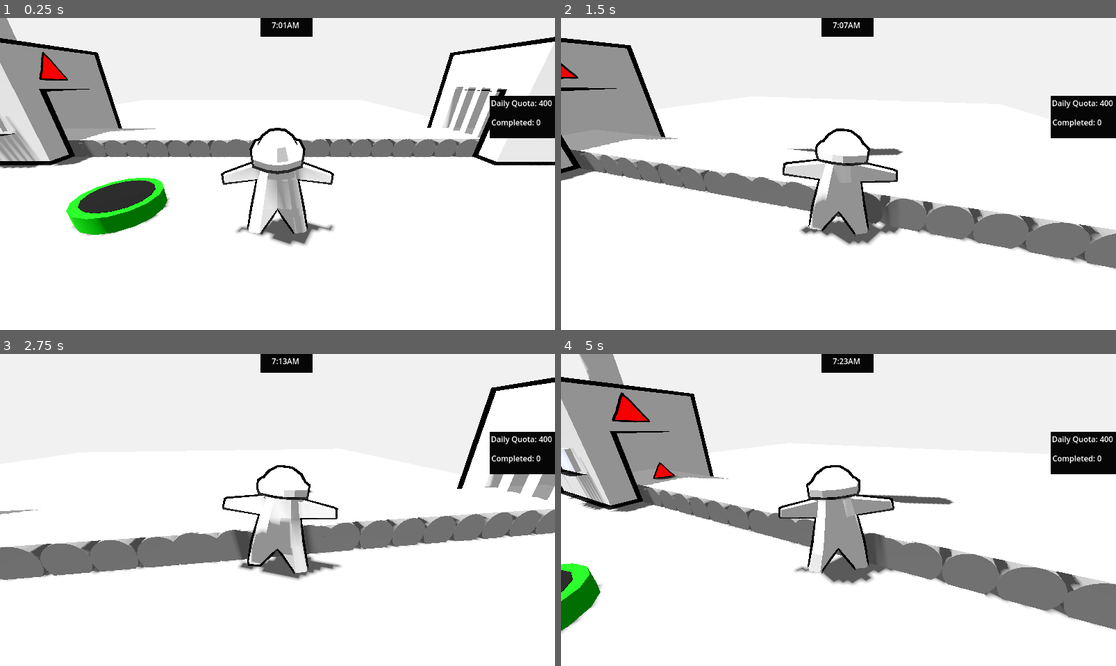
Above: before the commit, frames 1-4 (two rows, left to right).
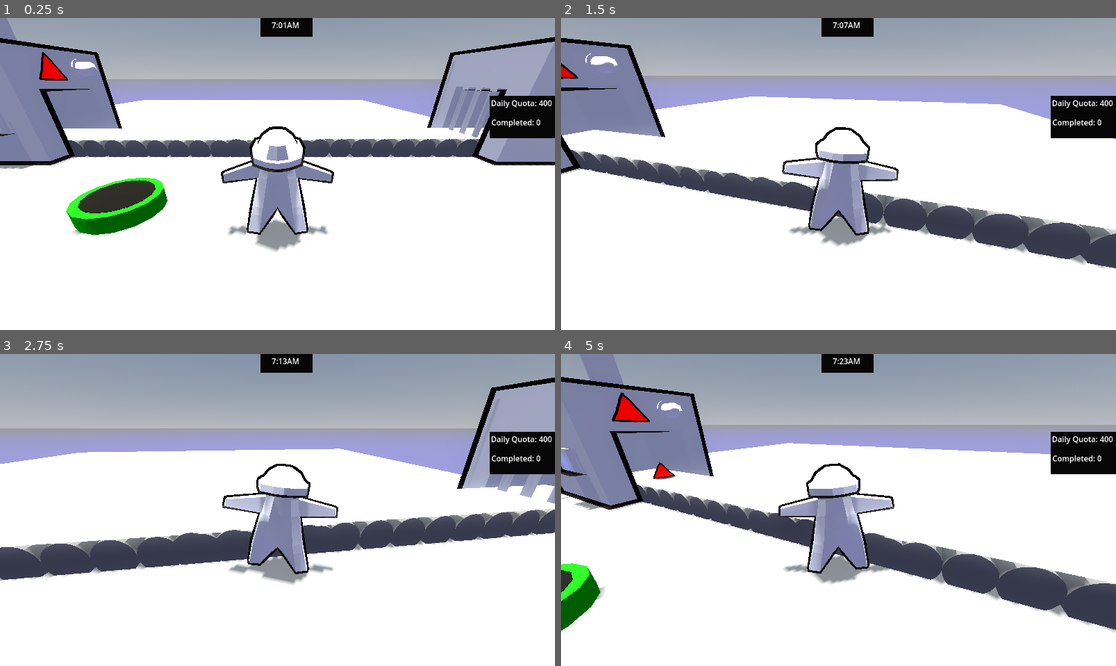
Above: after the commit, the same moments.

Repository: duboisr96/igwdcn
Game: Godot game, scene res://Scenes/Levels/level.tscn
Same seed, same stepped clock (60 frames per second), same inputs: the game is played once before the commit and once after it.
Inputs (mouse positions are in pixels of both pictures, inside the frame that each line leads up to):
- Up to frame 1 (0.25 s): no input
- Up to frame 2 (1.5 s): move the mouse to (866, 174) at 0.52 s; hold W (up) from 0.53 s (still down); tap - (decrease belt speed) at 0.6 s; tap Space (jump) at 0.77 s; move the mouse to (810, 174) at 1.27 s; tap Keypad 0 (decrease error) at 1.35 s
- Up to frame 3 (2.75 s): keep holding W (up); tap Space (jump) at 1.52 s; move the mouse to (288, 503) at 2.02 s; tap Mouse wheel up (increase belt speed) at 2.1 s
- Up to frame 4 (5 s): keep holding W (up); move the mouse to (832, 516) at 2.77 s; tap Keypad 1 (increase error) at 2.85 s; tap Space (jump) at 3.02, 3.77, 4.52 s; move the mouse to (877, 513) at 3.52 s; hold F (interact) 3.53-4.28 s; move the mouse to (794, 506) at 4.27 s; tap Shift (sprint) at 4.35 s

The runs differ from the first frame. In frame 1, 36% of the frame differs, in the area x 0-100%, y 0-76%; in frame 2, 38%; in frame 3, 43%, in the area x 0-100%, y 0-74%; in frame 4, 41%.

Commit message:
ryan attempted to do art :(

Diff:
--- a/Scenes/Levels/level.tscn
+++ b/Scenes/Levels/level.tscn
@@ -14,22 +14,31 @@
 [ext_resource type="PackedScene" uid="uid://ix10n4xtr1t7" path="res://Scenes/Menus/pause_menu.tscn" id="11_vrxxs"]
 [ext_resource type="PackedScene" uid="uid://bl7rdgcu4qk44" path="res://Scenes/objects/factory/recycle.tscn" id="13_o5q4p"]
 
-[sub_resource type="ProceduralSkyMaterial" id="ProceduralSkyMaterial_yq5cy"]
+[sub_resource type="ProceduralSkyMaterial" id="ProceduralSkyMaterial_elx3x"]
 sky_horizon_color = Color(0.64625, 0.65575, 0.67075, 1)
+sky_energy_multiplier = 1.2
+ground_bottom_color = Color(0.658632, 0.660171, 0.931931, 1)
 ground_horizon_color = Color(0.64625, 0.65575, 0.67075, 1)
+sun_angle_max = 12.0
 
-[sub_resource type="Sky" id="Sky_p2cvp"]
-sky_material = SubResource("ProceduralSkyMaterial_yq5cy")
+[sub_resource type="Sky" id="Sky_gkc2i"]
+sky_material = SubResource("ProceduralSkyMaterial_elx3x")
 
-[sub_resource type="Environment" id="Environment_8cytq"]
-background_energy_multiplier = 3.15
-sky = SubResource("Sky_p2cvp")
-tonemap_mode = 1
-tonemap_white = 1.17
-ssao_radius = 8.91
-ssao_intensity = 1.83
-ssil_enabled = true
-glow_blend_mode = 0
+[sub_resource type="Environment" id="Environment_hh84c"]
+background_mode = 2
+sky = SubResource("Sky_gkc2i")
+ambient_light_energy = 1.5
+reflected_light_source = 1
+tonemap_exposure = 0.8
+tonemap_white = 0.9
+glow_enabled = true
+glow_intensity = 0.4
+glow_bloom = 0.12
+fog_enabled = true
+fog_mode = 1
+fog_light_color = Color(0.682353, 0.776471, 0.811765, 1)
+fog_density = 0.05
+fog_height = 5.0
 
 [node name="Level" type="Node3D"]
 script = ExtResource("1_u28yv")
@@ -37,11 +46,17 @@
 angle_max_rads = -2.0
 
 [node name="WorldEnvironment" type="WorldEnvironment" parent="."]
-environment = SubResource("Environment_8cytq")
+environment = SubResource("Environment_hh84c")
 
 [node name="DirectionalLight3D" type="DirectionalLight3D" parent="."]
-transform = Transform3D(-0.890547, -0.416967, -0.181835, -0.139375, -0.1304, 0.981616, -0.433013, 0.899519, 0.058013, 0, 4.24247, 1.14331)
+transform = Transform3D(-0.903547, -0.42827, -0.0137217, -0.0114793, -0.00781829, 0.999904, -0.428336, 0.903617, 0.00214795, 0, 6.91751, 1.14331)
+light_color = Color(1, 0.960784, 0.878431, 1)
+light_energy = 2.5
 shadow_enabled = true
+shadow_bias = 0.05
+shadow_opacity = 0.86
+shadow_blur = 3.286
+directional_shadow_mode = 1
 
 [node name="ProductionMachine1" parent="." instance=ExtResource("1_ks7je")]
 transform = Transform3D(1, 0, 0, 0, 1, 0, 0, 0, 1, -3.47409, 0.493694, 0)
@@ -125,6 +140,7 @@
 transform = Transform3D(0.5, 0, 0, 0, 0.5, 0, 0, 0, 0.5, 0, -0.0384984, 2.49979)
 
 [node name="ProductionMachine3" parent="." instance=ExtResource("1_ks7je")]
+transform = Transform3D(1, 0, 0, 0, 1, 0, 0, 0, 1, 16.8405, 5.42266, 0)
 visible = false
 production_default = 0.0
 
--- a/Scenes/Levels/level_3_real.tscn
+++ b/Scenes/Levels/level_3_real.tscn
@@ -27,7 +27,7 @@
 [sub_resource type="Environment" id="Environment_8cytq"]
 background_mode = 2
 sky = SubResource("Sky_p2cvp")
-tonemap_mode = 2
+tonemap_exposure = 1.5
 glow_enabled = true
 
 [node name="Level_3" type="Node3D"]
--- a/Scenes/Player/player.tscn
+++ b/Scenes/Player/player.tscn
@@ -80,15 +80,15 @@
 max_limit_x = 0.2
 
 [node name="man" parent="." instance=ExtResource("3_v4l0p")]
-transform = Transform3D(0.5, 0, 0, 0, 0.5, 0, 0, 0, 0.5, 0, 0, 0)
+transform = Transform3D(0.5, 0, 0, 0, 0.5, 0, 0, 0, 0.5, 0, 0.0299919, 0)
 
 [node name="Skeleton3D" parent="man/Armature" index="0"]
-bones/1/rotation = Quaternion(0.182343, 1.17211e-07, -2.1737e-08, 0.983235)
+bones/1/rotation = Quaternion(0.321499, 1.1288e-07, 2.01638e-08, 0.94691)
 bones/2/rotation = Quaternion(7.05772e-10, 1.94742e-09, -0.712403, 0.701771)
-bones/3/rotation = Quaternion(-1.75413e-10, -2.85098e-08, -0.154476, 0.987997)
+bones/3/rotation = Quaternion(-2.83918e-08, -2.73229e-08, -0.253155, 0.967426)
 bones/3/scale = Vector3(1, 1, 1)
 bones/4/rotation = Quaternion(7.05772e-10, -1.94742e-09, 0.712403, 0.701771)
-bones/5/rotation = Quaternion(-1.75412e-10, 2.85098e-08, 0.154476, 0.987997)
+bones/5/rotation = Quaternion(-2.83919e-08, 2.73229e-08, 0.253155, 0.967426)
 bones/5/scale = Vector3(1, 1, 1)
 bones/6/rotation = Quaternion(0.63993, 0.300816, 0.639929, -0.300816)
 bones/7/rotation = Quaternion(-0.257522, 1.80225e-07, 7.2783e-08, 0.966272)
--- a/Scenes/gui/pinpad.gd
+++ b/Scenes/gui/pinpad.gd
@@ -107,7 +107,7 @@
 
 
 func _on_blue_button_mouse_entered() -> void:
-	selected_order.append(('DEEP_SKY_BLUE'))
+	selected_order.append(('0484b6'))
 	pass_code_order_sprites[selected_order.size() -1 ].texture = $Blue_Button.texture
 	_play_random_sound()
 
--- /dev/null
+++ b/Scenes/objects/factory/conveyor_belt.gdshader
@@ -0,0 +1,24 @@
+shader_type spatial;
+render_mode unshaded;
+
+uniform sampler2D SCREEN_TEXTURE : hint_screen_texture;
+uniform vec4 outline_color : source_color;
+uniform float outline_width = 2.0;
+uniform bool constant_width = true;
+
+void fragment() {
+	vec4 pixelatedtext = texture(SCREEN_TEXTURE, SCREEN_UV);
+	vec2 pixel_size = 1.0 / VIEWPORT_SIZE;
+	ALBEDO = pixelatedtext.rgb;
+	for(int y = -1*int(outline_width); y <= 1*int(outline_width); y++)
+	for(int x = -1*int(outline_width); x <= 1*int(outline_width); x++)
+	{
+		vec4 tex = texture(SCREEN_TEXTURE, SCREEN_UV + vec2(float(x),float(y)) * pixel_size );
+		if(tex.a == 0.0 && SCREEN_UV.x + float(x) * pixel_size.x < 1.0 && SCREEN_UV.x + float(x) * pixel_size.x > 0.0 && SCREEN_UV.y + float(y) * pixel_size.y < 1.0 && SCREEN_UV.y + float(y) * pixel_size.y > 0.0)
+		{
+			ALBEDO = outline_color.rgb;
+			ALPHA = 1.0;
+		}
+	}
+
+}
--- a/Scenes/objects/factory/conveyor_belt.tscn
+++ b/Scenes/objects/factory/conveyor_belt.tscn
@@ -52,13 +52,13 @@
 script = ExtResource("2_rf51n")
 
 [node name="Cylinder" parent="." index="0"]
-transform = Transform3D(-2.47979e-09, 0.0359897, 0, -0.0152208, -5.86347e-09, 0, 0, 0, 0.0152208, 0, 0, 0)
+transform = Transform3D(1.14914e-09, 0.0359897, 0, -0.0147153, 2.6269e-09, 0.00389015, 0.00389015, -6.94452e-10, 0.0147153, 0, 0, 0)
 
 [node name="Cylinder_001" parent="." index="1"]
-transform = Transform3D(-6.65319e-10, 0.0359897, 0, -0.0152207, -1.57316e-09, 0, 0, 0, 0.0152207, 0, 0, -0.0303808)
+transform = Transform3D(1.14913e-09, 0.0359897, 0, -0.0147152, 2.6269e-09, 0.00389013, 0.00389013, -6.94452e-10, 0.0147152, 0, 0, -0.0303808)
 
 [node name="Cylinder_002" parent="." index="2"]
-transform = Transform3D(-6.65323e-10, 0.0359897, 0, -0.0152208, -1.57316e-09, 0, 0, 0, 0.0152208, 0, 0, 0.0304634)
+transform = Transform3D(1.14914e-09, 0.0359897, 0, -0.0147153, 2.6269e-09, 0.00389015, 0.00389015, -6.94452e-10, 0.0147153, 0, 0, 0.0304634)
 
 [node name="AnimationPlayer" parent="." index="4"]
 autoplay = "Cylinder_002Action_002"
--- a/Scenes/objects/factory/production_machine.gd
+++ b/Scenes/objects/factory/production_machine.gd
@@ -1,7 +1,7 @@
 extends StaticBody3D
 
 const default_shape_array := ['circle', 'square', 'triangle']
-const default_color_array := ['DEEP_SKY_BLUE', 'RED', 'GREEN']
+const default_color_array := ['0484b6', 'RED', 'GREEN']
 
 
 @export var shape_scene: PackedScene
